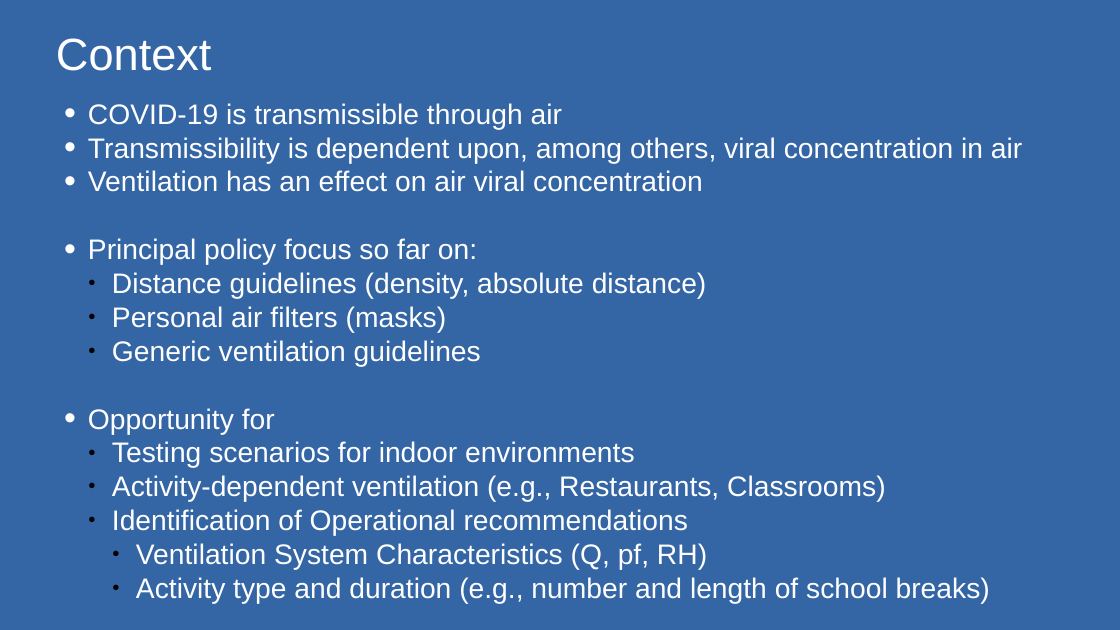
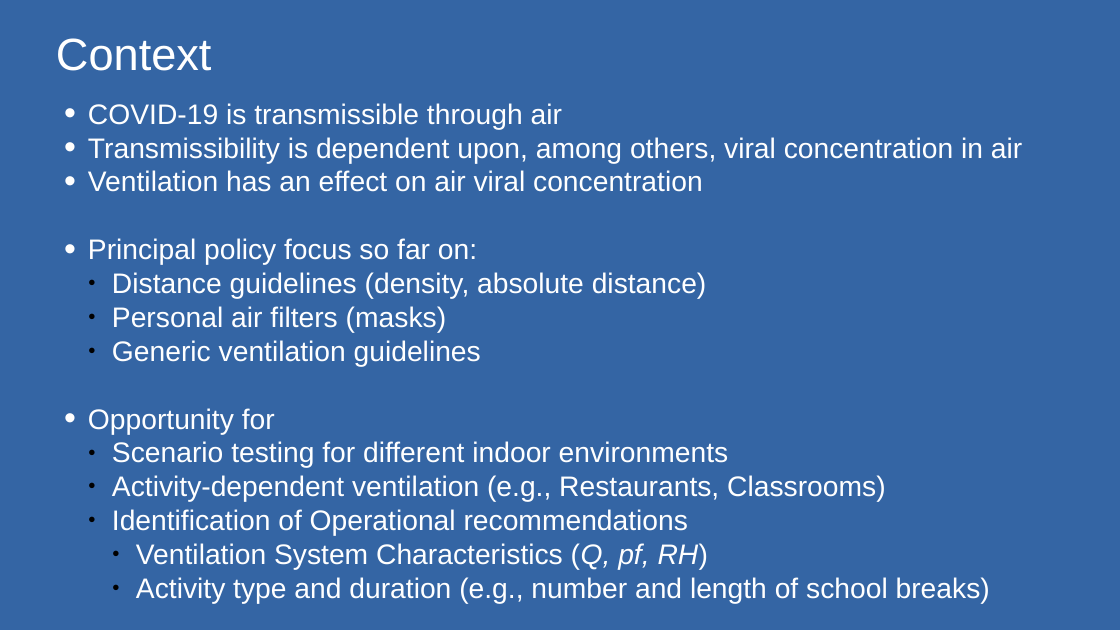
Before and after one commit to kathuman/Vensim-Experiments, a slide deck: slide 2 of 20-12-Ventilation_vs_Infectivity/Presentations/210506_SD-Presentation.odp. Drawn at 1120x630 pixels with LibreOffice and Linux fonts; fonts in the diff are those of the drawing; background and template pictures are left out. Boxes give left, top, right and bottom in pixels: in the first picture for what was removed or moved away, otherwise in the second. Text is boxed around its words. In the diff, an @@ line names an element or a change of style, - is before the commit and + after.

Commit message:
Latest presentations

```diff
--- a/20-12-Ventilation_vs_Infectivity/Presentations/210506_SD-Presentation.odp
+++ b/20-12-Ventilation_vs_Infectivity/Presentations/210506_SD-Presentation.odp
@@ text at [112, 441, 729, 468]: text changed @@
-  ● Testing scenarios for indoor environments
+  ● Scenario testing for different indoor environments
@@ text at [136, 543, 708, 570]: italic on in "(Q, pf, RH)" @@
```
Also in this commit, not shown: 1 other slide changed, 3 slides added, 1 slide removed, 5 other files.
